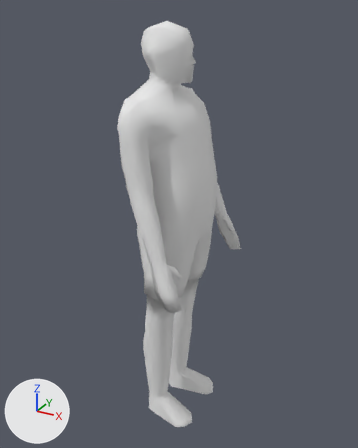
Before and after pictures for a commit that changed the FBX model Assets/Models/Characters/Captain/Cap.fbx.
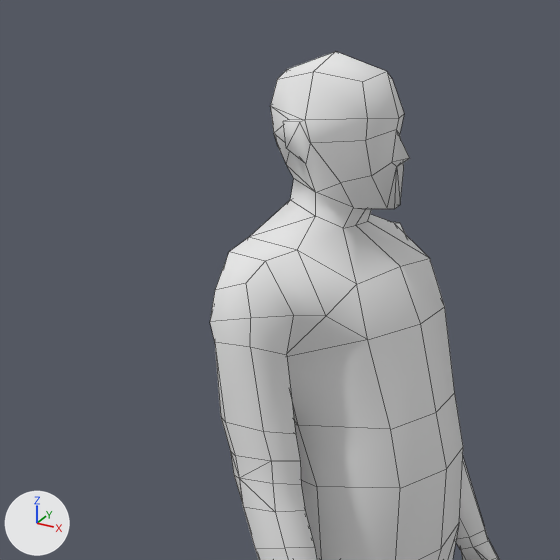
Each version appears first whole from a 50 mm lens placed at (2.45, -4.5, 4.75), pointed at (-0.06, 0.07, 2.46), and next in a close-up on the part from 9% to 71% of the width and 0% to 50% of the height. Arrows for +X, +Y and +Z are at lower left; the lights stay in place. The first two pictures are the older version. The close-ups show mesh edges as thin lines.

Before the edit, the objects in view are built like this:
```python
me_character_14 = bpy.data.meshes.new('Character_14')
me_character_14.from_pydata(...)  # 496 vertices, 547 faces; spans x -0.5..0.43, y -0.84..0.84, z -0.02..4.62
me_character_14.materials.append(mat_character_14)  # white #e7e7e7
ob_character_14 = bpy.data.objects.new('Character_14', me_character_14)
ob_character_14.location = (0.0, 0.0, 0.0)
```
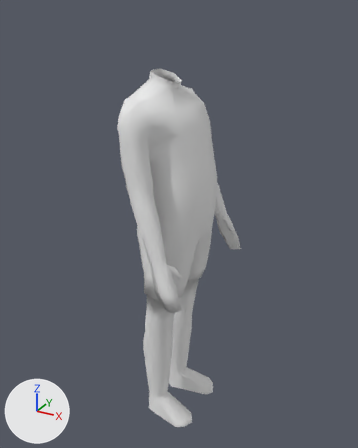
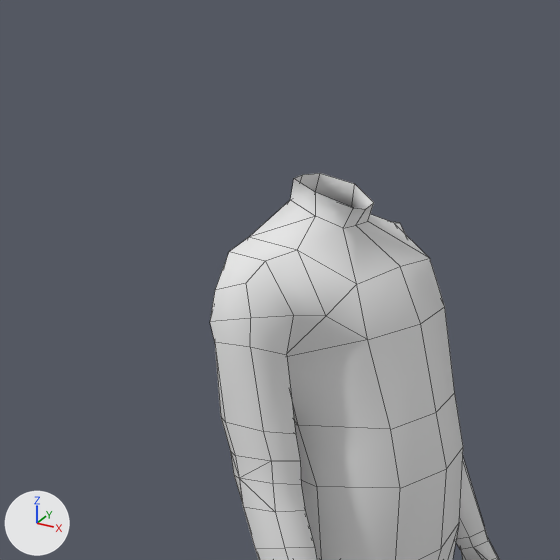
Pixel boxes [x1, y1, x2, y2] of what changed, in the close-ups (560 x 560 px):
```json
{"object": "Character_14", "change": "reshaped", "before": [210, 52, 499, 560], "after": [210, 173, 499, 560]}
{"part": 1, "of": "me_character_14", "change": "deleted", "before": [270, 52, 410, 209]}
```

Edits to the scene script, one JSON object a line:
```json
{"block": "me_character_14", "where": "# used by ob_character_14; location = (0.0, 0.0, 0.0)"}
{"op": "remove", "block": "me_character_14", "code": "me_character_14.from_pydata(...)  # 496 vertices, 547 faces; spans x -0.5..0.43, y -0.84..0.84, z -0.02..4.62"}
{"op": "add", "block": "me_character_14", "code": "me_character_14.from_pydata(...)  # 444 vertices, 479 faces; spans x -0.5..0.43, y -0.84..0.84, z -0.02..4.16"}
{"block": "me_character_14", "change": "me_character_14 part 1"}
{"block": "me_character_14", "change": "52 vertices are removed from x -0.44..0.16, y -0.23..0.23, z 4.05..4.62"}
{"block": "me_character_14", "change": "68 faces are deleted"}
```
